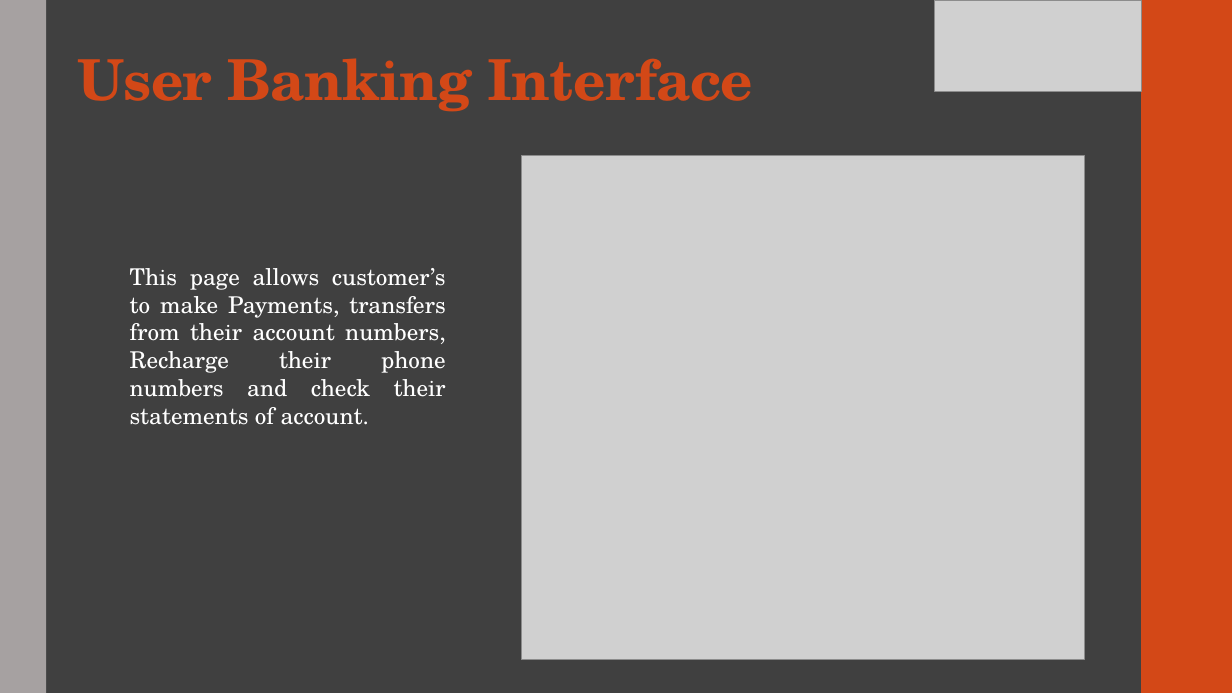
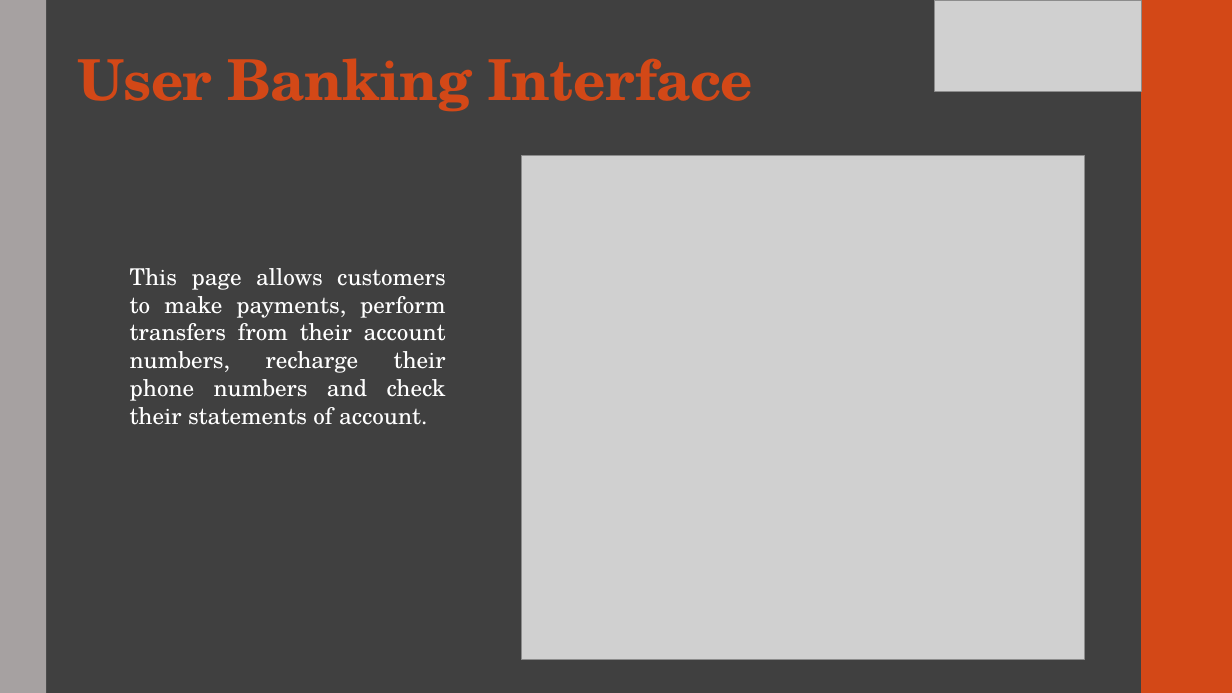
Before and after one commit to anjielayo/AZBanking, a slide deck: slide 14 of AZBanking presentation.pptx. Drawn at 1232x693 pixels with LibreOffice and Linux fonts; fonts in the diff are those of the drawing; grey boxes stand for pictures. Boxes give left, top, right and bottom in pixels: in the first picture for what was removed or moved away, otherwise in the second. Text is boxed around its words. In the diff, an @@ line names an element or a change of style, - is before the commit and + after.

```diff
--- a/AZBanking presentation.pptx
+++ b/AZBanking presentation.pptx
@@ text at (130,268,446,425): text changed @@
-This page allows customer’s to make Payments, transfers from their account numbers, Recharge their phone numbers and check their statements of account.
+This page allows customers to make payments, perform transfers from their account numbers, recharge their phone numbers and check their statements of account.
```
Also in this commit, not shown: 12 other slides changed, 2 slides added, 8 other files.
